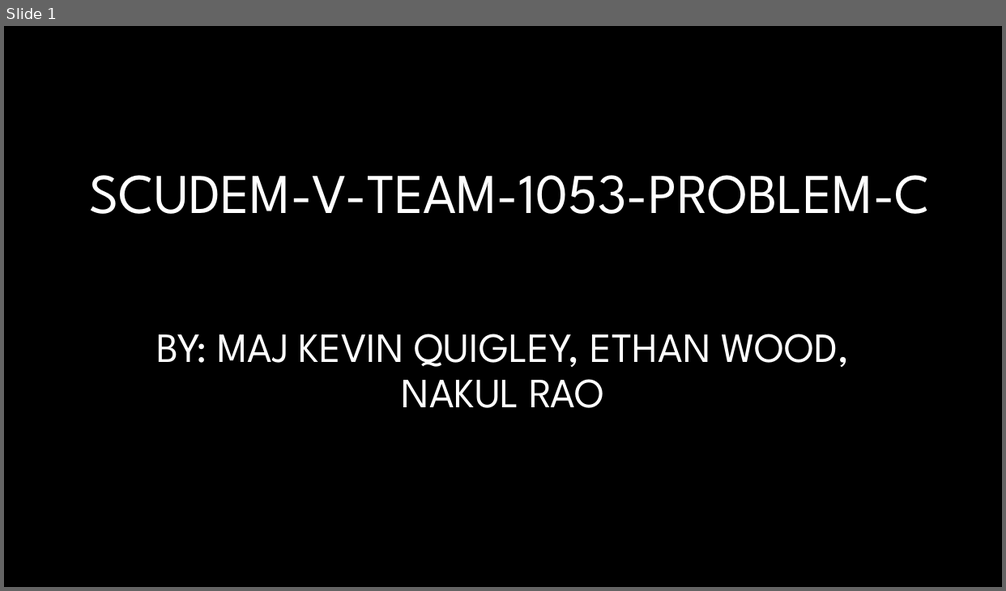
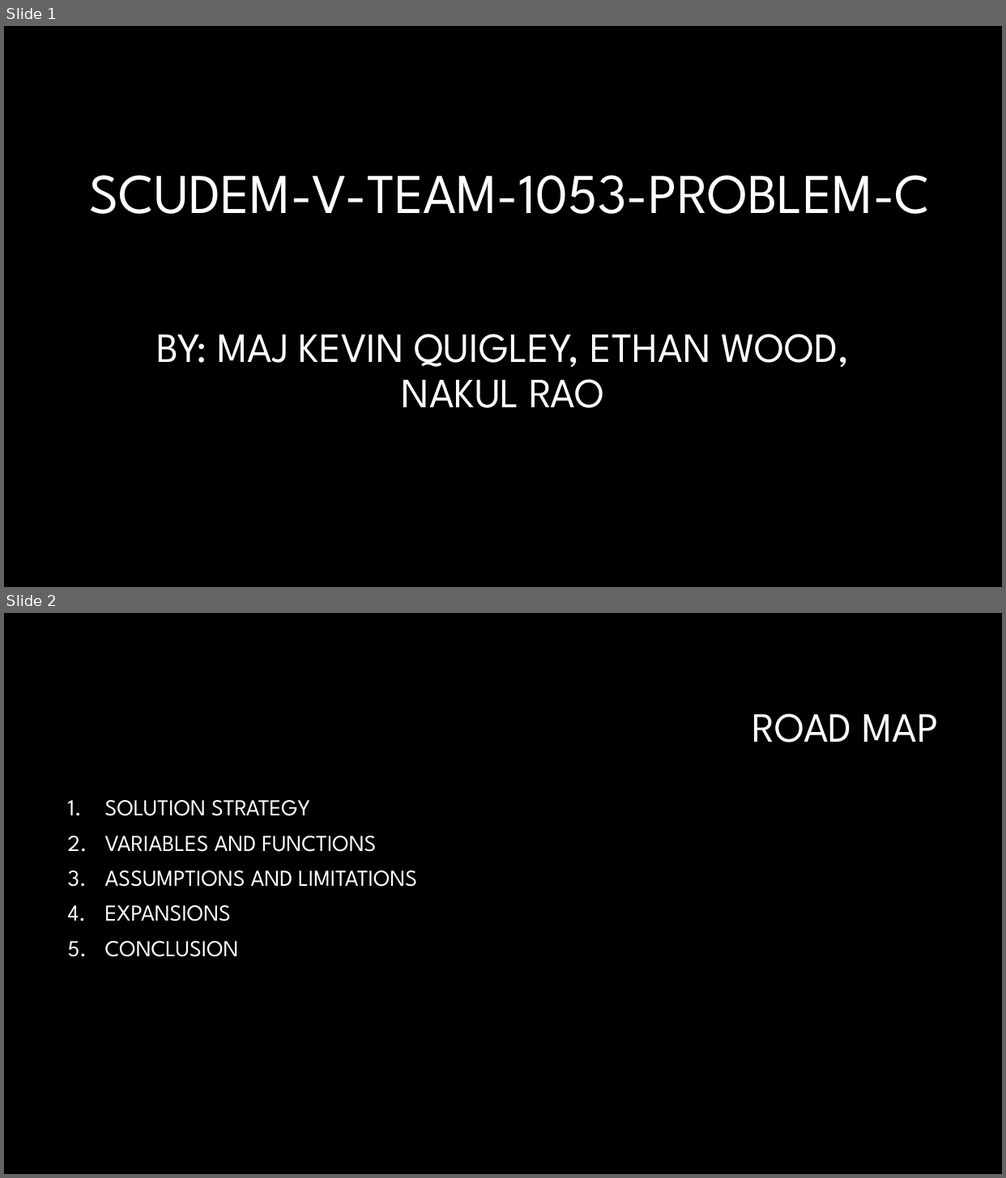
Before and after one commit to Nakul-27/SCUDEM-Populations, a slide deck: SCUDEM Presentation.pptx. Shown one above the other, each under a label of ours: slide 1 before the commit, slides 1 and 2 after it. The pictures are 1006x591 and 1006x1178 pixels, drawn with LibreOffice and Linux fonts; fonts in the diff are those of the drawing; background and template pictures are left out. Boxes give left, top, right and bottom in pixels: in the first picture for what was removed or moved away, otherwise in the second. Text is boxed around its words. In the diff, an @@ line names an element or a change of style, - is before the commit and + after.

```diff
--- a/SCUDEM Presentation.pptx
+++ b/SCUDEM Presentation.pptx
@@ slide 2 added at [4,613,1002,1174], background #000000 @@
@@ title added at [752,713,938,743], 40 pt, text #FFFFFF @@
+ROAD MAP
@@ text added at [105,800,417,957], 22 pt, text #FFFFFF @@
+1. SOLUTION STRATEGY
+2. VARIABLES AND FUNCTIONS
+3. ASSUMPTIONS AND LIMITATIONS
+4. EXPANSIONS
+5. CONCLUSION
```
Also in this commit, not shown: 3 other slides added, 1 other file.
